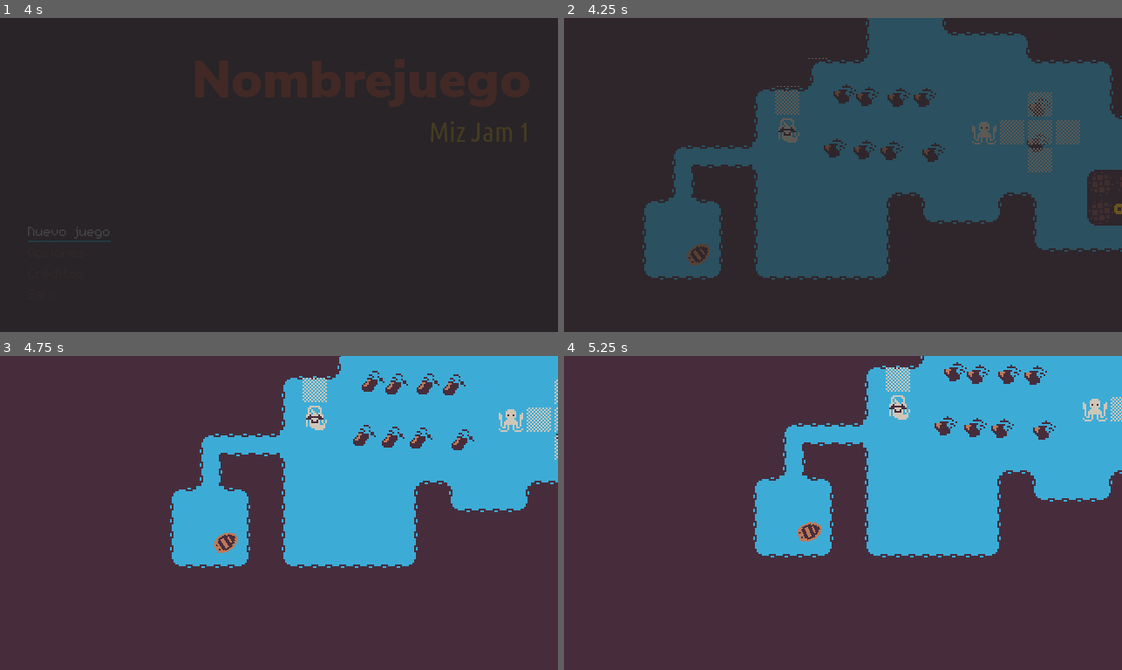
Above: before the commit, frames 1-4 (two rows, left to right).
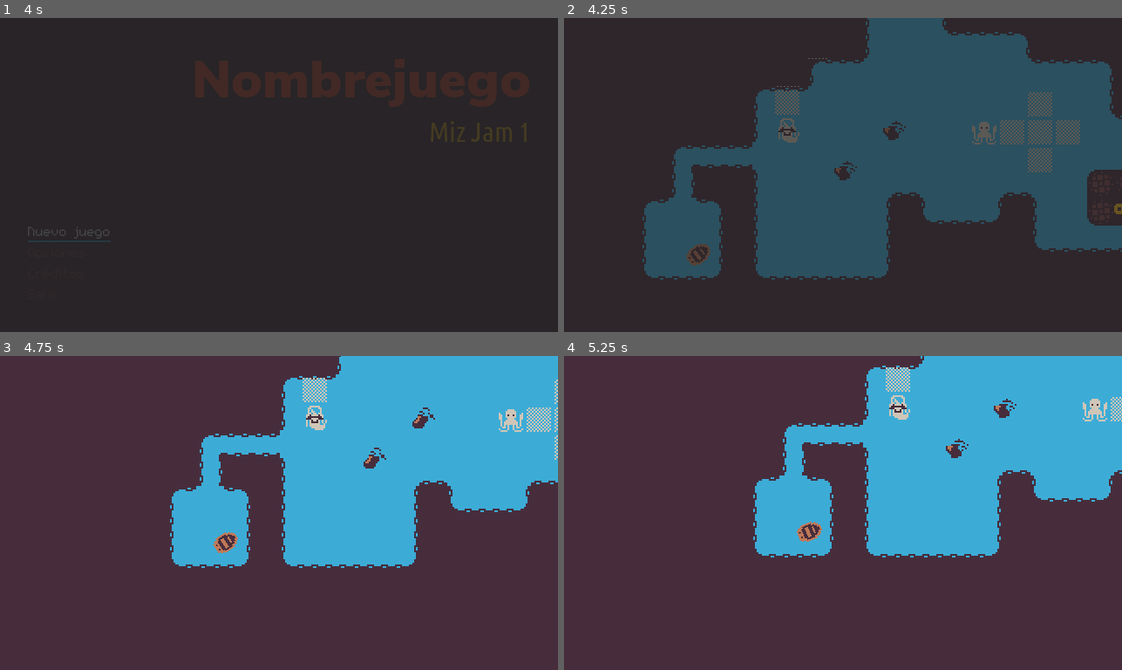
Above: after the commit, the same moments.

Repository: Perro-Viejo/miz-jam-1
Game: Godot game, scene res://src/Game/Game.tscn
The game is run twice, just before and just after one commit, with the same random seed, the same clock (stepped at 60 frames per second) and the same inputs. Sound files missing from this copy of the repository are replaced by a short silence.
Inputs:
- Up to frame 1 (4 s): click "Nuevo juego" at 0.5 s; click "Nuevo juego" at 1.25 s; click "Créditos" at 2 s; click "Opciones" at 2.75 s; tap Enter (ui_accept) at 3.5, 3.77 s; hold D (Right) from 3.53 s (still down); tap X (Drop) at 3.6 s
- Up to frame 2 (4.25 s): keep holding D (Right)
- Up to frame 3 (4.75 s): release D (Right) at 4.28 s; hold S (Down) from 4.28 s (still down); tap Z (Grab) at 4.35 s; tap Enter (ui_accept) at 4.52 s
- Up to frame 4 (5.25 s): release S (Down) at 5.03 s; hold D (Right) from 5.03 s (still down); hold J (Journal) from 5.03 s (still down)

Frame 1 is identical in both runs. In frame 2, 1.2% of the frame differs, in the area x 46-88%, y 21-52%; in frame 3, 1.1%; in frame 4, 1.1%.

Commit message:
Added bombs to LaMar... again

Diff:
--- a/game/project.godot
+++ b/game/project.godot
@@ -14,11 +14,6 @@
 "language": "GDScript",
 "path": "res://src/GUI/Dialog/Autofill.gd"
 }, {
-"base": "RigidBody2D",
-"class": "Bomb",
-"language": "GDScript",
-"path": "res://src/Obstacles/Bomb.gd"
-}, {
 "base": "Control",
 "class": "Dialog",
 "language": "GDScript",
@@ -101,7 +96,6 @@
 } ]
 _global_script_class_icons={
 "Autofill": "",
-"Bomb": "",
 "Dialog": "",
 "DialogMenu": "",
 "EXP_StoryReader": "",
--- a/game/src/Inventory/Item.gd
+++ b/game/src/Inventory/Item.gd
@@ -26,8 +26,8 @@
 	pass
 
 func _ready():
-	var sprite = Sprite.new()
-	sprite.texture = load("res://assets/images/world/%s.png" % item_name)
-	add_child(sprite)
+	var _sprite = Sprite.new()
+	_sprite.texture = load("res://assets/images/world/%s.png" % item_name)
+	add_child(_sprite)
 	var position = owner.get_node("TreasurePosition")
-	sprite.global_position = position.global_position
+	_sprite.global_position = position.global_position
--- a/game/src/Levels/LaMar.tscn
+++ b/game/src/Levels/LaMar.tscn
@@ -283,32 +283,8 @@
 format = 1
 tile_data = PoolIntArray( 0, 1610612744, 0, 1, 1610612744, 0, 2, 1610612744, 0, 3, 1610612744, 0, 4, 8, 0, 5, 8, 0, 6,  …(3758 unchanged characters)…
 
-[node name="Bomb1" parent="." instance=ExtResource( 10 )]
-position = Vector2( 115.147, 67.947 )
+[node name="Bomb" parent="." instance=ExtResource( 10 )]
+position = Vector2( 116.041, 112 )
 
 [node name="Bomb2" parent="." instance=ExtResource( 10 )]
-position = Vector2( 128.46, 69.503 )
-
-[node name="Bomb3" parent="." instance=ExtResource( 10 )]
-position = Vector2( 146.441, 69.6759 )
-
-[node name="Bomb4" parent="." instance=ExtResource( 10 )]
-position = Vector2( 161.309, 70.0217 )
-
-[node name="Bomb5" parent="." instance=ExtResource( 10 )]
-position = Vector2( 109.96, 99.0678 )
-
-[node name="Bomb6" parent="." instance=ExtResource( 10 )]
-position = Vector2( 126.731, 99.9322 )
-
-[node name="Bomb7" parent="." instance=ExtResource( 10 )]
-position = Vector2( 142.291, 100.451 )
-
-[node name="Bomb8" parent="." instance=ExtResource( 10 )]
-position = Vector2( 166.496, 101.488 )
-
-[node name="Bomb9" parent="." instance=ExtResource( 10 )]
-position = Vector2( 227.527, 75.5543 )
-
-[node name="Bomb10" parent="." instance=ExtResource( 10 )]
-position = Vector2( 226.317, 95.7828 )
+position = Vector2( 144, 89.0052 )
--- a/game/src/Obstacles/Bomb.tscn
+++ b/game/src/Obstacles/Bomb.tscn
@@ -127,164 +127,164 @@
 atlas = ExtResource( 1 )
 region = Rect2( 640, 512, 128, 128 )
 
+[sub_resource type="AtlasTexture" id=32]
+atlas = ExtResource( 3 )
+region = Rect2( 0, 0, 128, 128 )
+
+[sub_resource type="AtlasTexture" id=33]
+atlas = ExtResource( 3 )
+region = Rect2( 128, 0, 128, 128 )
+
+[sub_resource type="AtlasTexture" id=34]
+atlas = ExtResource( 3 )
+region = Rect2( 256, 0, 128, 128 )
+
+[sub_resource type="AtlasTexture" id=35]
+atlas = ExtResource( 3 )
+region = Rect2( 384, 0, 128, 128 )
+
+[sub_resource type="AtlasTexture" id=36]
+atlas = ExtResource( 3 )
+region = Rect2( 512, 0, 128, 128 )
+
+[sub_resource type="AtlasTexture" id=37]
+atlas = ExtResource( 3 )
+region = Rect2( 640, 0, 128, 128 )
+
 [sub_resource type="AtlasTexture" id=38]
 atlas = ExtResource( 3 )
-region = Rect2( 0, 0, 128, 128 )
+region = Rect2( 0, 128, 128, 128 )
 
 [sub_resource type="AtlasTexture" id=39]
 atlas = ExtResource( 3 )
-region = Rect2( 128, 0, 128, 128 )
+region = Rect2( 128, 128, 128, 128 )
 
 [sub_resource type="AtlasTexture" id=40]
 atlas = ExtResource( 3 )
-region = Rect2( 256, 0, 128, 128 )
+region = Rect2( 256, 128, 128, 128 )
 
 [sub_resource type="AtlasTexture" id=41]
 atlas = ExtResource( 3 )
-region = Rect2( 384, 0, 128, 128 )
+region = Rect2( 384, 128, 128, 128 )
 
 [sub_resource type="AtlasTexture" id=42]
 atlas = ExtResource( 3 )
-region = Rect2( 512, 0, 128, 128 )
+region = Rect2( 512, 128, 128, 128 )
 
 [sub_resource type="AtlasTexture" id=43]
 atlas = ExtResource( 3 )
-region = Rect2( 640, 0, 128, 128 )
+region = Rect2( 640, 128, 128, 128 )
 
 [sub_resource type="AtlasTexture" id=44]
 atlas = ExtResource( 3 )
-region = Rect2( 0, 128, 128, 128 )
+region = Rect2( 0, 256, 128, 128 )
 
 [sub_resource type="AtlasTexture" id=45]
 atlas = ExtResource( 3 )
-region = Rect2( 128, 128, 128, 128 )
+region = Rect2( 128, 256, 128, 128 )
 
 [sub_resource type="AtlasTexture" id=46]
 atlas = ExtResource( 3 )
-region = Rect2( 256, 128, 128, 128 )
+region = Rect2( 256, 256, 128, 128 )
 
 [sub_resource type="AtlasTexture" id=47]
 atlas = ExtResource( 3 )
-region = Rect2( 384, 128, 128, 128 )
+region = Rect2( 384, 256, 128, 128 )
 
 [sub_resource type="AtlasTexture" id=48]
 atlas = ExtResource( 3 )
-region = Rect2( 512, 128, 128, 128 )
+region = Rect2( 512, 256, 128, 128 )
 
 [sub_resource type="AtlasTexture" id=49]
 atlas = ExtResource( 3 )
-region = Rect2( 640, 128, 128, 128 )
+region = Rect2( 640, 256, 128, 128 )
 
 [sub_resource type="AtlasTexture" id=50]
 atlas = ExtResource( 3 )
-region = Rect2( 0, 256, 128, 128 )
+region = Rect2( 0, 384, 128, 128 )
 
 [sub_resource type="AtlasTexture" id=51]
 atlas = ExtResource( 3 )
-region = Rect2( 128, 256, 128, 128 )
+region = Rect2( 128, 384, 128, 128 )
 
 [sub_resource type="AtlasTexture" id=52]
 atlas = ExtResource( 3 )
-region = Rect2( 256, 256, 128, 128 )
+region = Rect2( 256, 384, 128, 128 )
 
 [sub_resource type="AtlasTexture" id=53]
 atlas = ExtResource( 3 )
-region = Rect2( 384, 256, 128, 128 )
+region = Rect2( 384, 384, 128, 128 )
 
 [sub_resource type="AtlasTexture" id=54]
 atlas = ExtResource( 3 )
-region = Rect2( 512, 256, 128, 128 )
+region = Rect2( 512, 384, 128, 128 )
 
 [sub_resource type="AtlasTexture" id=55]
 atlas = ExtResource( 3 )
-region = Rect2( 640, 256, 128, 128 )
+region = Rect2( 640, 384, 128, 128 )
 
 [sub_resource type="AtlasTexture" id=56]
 atlas = ExtResource( 3 )
-region = Rect2( 0, 384, 128, 128 )
+region = Rect2( 0, 512, 128, 128 )
 
 [sub_resource type="AtlasTexture" id=57]
 atlas = ExtResource( 3 )
-region = Rect2( 128, 384, 128, 128 )
+region = Rect2( 128, 512, 128, 128 )
 
 [sub_resource type="AtlasTexture" id=58]
 atlas = ExtResource( 3 )
-region = Rect2( 256, 384, 128, 128 )
+region = Rect2( 256, 512, 128, 128 )
 
 [sub_resource type="AtlasTexture" id=59]
 atlas = ExtResource( 3 )
-region = Rect2( 384, 384, 128, 128 )
+region = Rect2( 384, 512, 128, 128 )
 
 [sub_resource type="AtlasTexture" id=60]
 atlas = ExtResource( 3 )
-region = Rect2( 512, 384, 128, 128 )
+region = Rect2( 512, 512, 128, 128 )
 
 [sub_resource type="AtlasTexture" id=61]
 atlas = ExtResource( 3 )
-region = Rect2( 640, 384, 128, 128 )
+region = Rect2( 640, 512, 128, 128 )
 
 [sub_resource type="AtlasTexture" id=62]
 atlas = ExtResource( 3 )
-region = Rect2( 0, 512, 128, 128 )
+region = Rect2( 0, 640, 128, 128 )
 
 [sub_resource type="AtlasTexture" id=63]
 atlas = ExtResource( 3 )
-region = Rect2( 128, 512, 128, 128 )
+region = Rect2( 128, 640, 128, 128 )
 
 [sub_resource type="AtlasTexture" id=64]
 atlas = ExtResource( 3 )
-region = Rect2( 256, 512, 128, 128 )
+region = Rect2( 256, 640, 128, 128 )
 
 [sub_resource type="AtlasTexture" id=65]
 atlas = ExtResource( 3 )
-region = Rect2( 384, 512, 128, 128 )
+region = Rect2( 384, 640, 128, 128 )
 
 [sub_resource type="AtlasTexture" id=66]
 atlas = ExtResource( 3 )
-region = Rect2( 512, 512, 128, 128 )
+region = Rect2( 512, 640, 128, 128 )
 
 [sub_resource type="AtlasTexture" id=67]
 atlas = ExtResource( 3 )
-region = Rect2( 640, 512, 128, 128 )
-
-[sub_resource type="AtlasTexture" id=68]
-atlas = ExtResource( 3 )
-region = Rect2( 0, 640, 128, 128 )
-
-[sub_resource type="AtlasTexture" id=69]
-atlas = ExtResource( 3 )
-region = Rect2( 128, 640, 128, 128 )
-
-[sub_resource type="AtlasTexture" id=70]
-atlas = ExtResource( 3 )
-region = Rect2( 256, 640, 128, 128 )
-
-[sub_resource type="AtlasTexture" id=71]
-atlas = ExtResource( 3 )
-region = Rect2( 384, 640, 128, 128 )
-
-[sub_resource type="AtlasTexture" id=72]
-atlas = ExtResource( 3 )
-region = Rect2( 512, 640, 128, 128 )
-
-[sub_resource type="AtlasTexture" id=73]
-atlas = ExtResource( 3 )
 region = Rect2( 640, 640, 128, 128 )
 
-[sub_resource type="SpriteFrames" id=74]
+[sub_resource type="SpriteFrames" id=68]
 animations = [ {
 "frames": [ SubResource( 2 ), SubResource( 3 ), SubResource( 4 ), SubResource( 5 ), SubResource( 6 ), SubResource( 7 ), …(456 unchanged characters)…
 "loop": true,
 "name": "Idle",
 "speed": 30.0
 }, {
-"frames": [ SubResource( 38 ), SubResource( 39 ), SubResource( 40 ), SubResource( 41 ), SubResource( 42 ), SubResource( 43 ), SubResource( 44 ), SubResource( 45 ), SubResource( 46 ), SubResource( 47 ), SubResource( 48 ), SubResource( 49 ), SubResource( 50 ), SubResource( 51 ), SubResource( 52 ), SubResource( 53 ), SubResource( 54 ), SubResource( 55 ), SubResource( 56 ), SubResource( 57 ), SubResource( 58 ), SubResource( 59 ), SubResource( 60 ), SubResource( 61 ), SubResource( 62 ), SubResource( 63 ), SubResource( 64 ), SubResource( 65 ), SubResource( 66 ), SubResource( 67 ), SubResource( 68 ), SubResource( 69 ), SubResource( 70 ), SubResource( 71 ), SubResource( 72 ), SubResource( 73 ) ],
+"frames": [ SubResource( 32 ), SubResource( 33 ), SubResource( 34 ), SubResource( 35 ), SubResource( 36 ), SubResource( 37 ), SubResource( 38 ), SubResource( 39 ), SubResource( 40 ), SubResource( 41 ), SubResource( 42 ), SubResource( 43 ), SubResource( 44 ), SubResource( 45 ), SubResource( 46 ), SubResource( 47 ), SubResource( 48 ), SubResource( 49 ), SubResource( 50 ), SubResource( 51 ), SubResource( 52 ), SubResource( 53 ), SubResource( 54 ), SubResource( 55 ), SubResource( 56 ), SubResource( 57 ), SubResource( 58 ), SubResource( 59 ), SubResource( 60 ), SubResource( 61 ), SubResource( 62 ), SubResource( 63 ), SubResource( 64 ), SubResource( 65 ), SubResource( 66 ), SubResource( 67 ) ],
 "loop": false,
 "name": "Twinkle",
 "speed": 30.0
 } ]
 
-[sub_resource type="CircleShape2D" id=75]
+[sub_resource type="CircleShape2D" id=69]
 radius = 21.8038
 
 [node name="Bomb" type="RigidBody2D"]
@@ -306,7 +306,6 @@
 [node name="ExplosionShape" type="Area2D" parent="."]
 
 [node name="CollisionShape2D" type="CollisionShape2D" parent="ExplosionShape"]
-shape = SubResource( 75 )
+shape = SubResource( 69 )
 [connection signal="body_entered" from="." to="." method="_on_body_entered"]
-[connection signal="sleeping_state_changed" from="." to="." method="_on_Bomb_sleeping_state_changed"]
 [connection signal="animation_finished" from="AnimatedSprite" to="." method="_on_animation_finished"]
Binary file changed: game/assets/localization/dialogings.en.translation
Binary file changed: game/assets/localization/dialogings.es.translation
Binary file changed: game/assets/localization/localization.en.translation
Binary file changed: game/assets/localization/localization.es.translation
Not shown: 1 places in game/src/Obstacles/Bomb.tscn that only renumber resources
